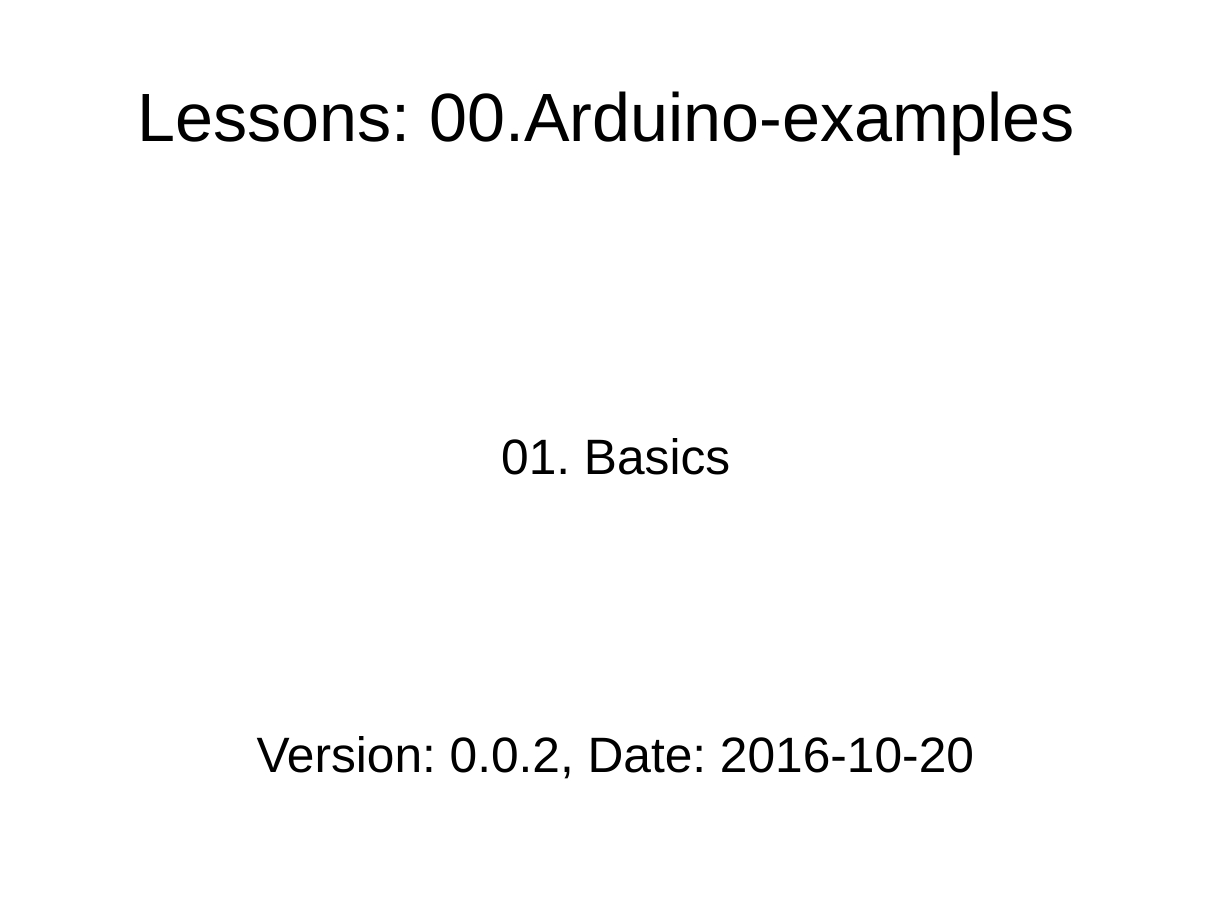
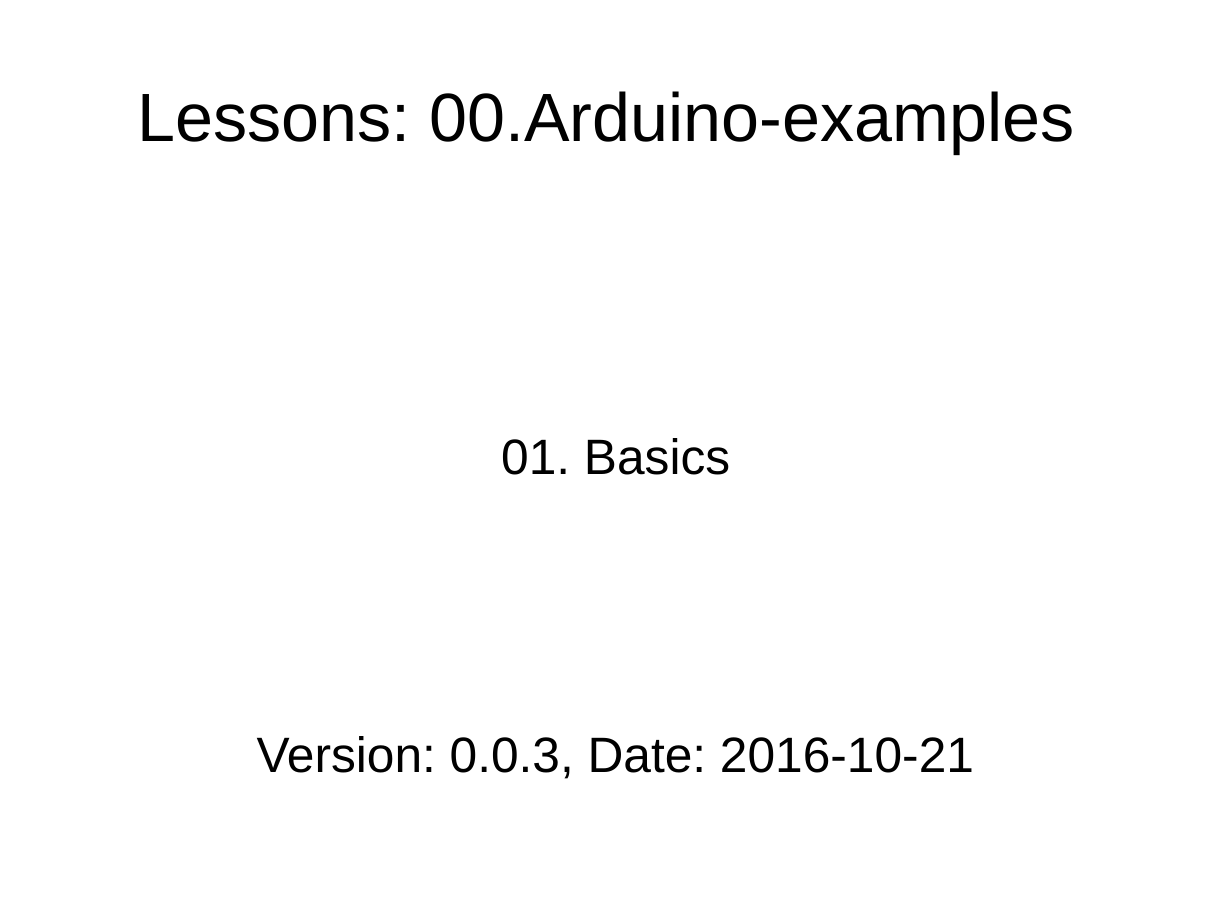
Before and after one commit to mikaelpatel/Cosa-Dolce, a slide deck: slide 1 of Lessons/00.Arduino-examples/01.Basics/Basics.odp. Drawn at 1232x924 pixels with LibreOffice and Linux fonts; fonts in the diff are those of the drawing. Boxes give left, top, right and bottom in pixels: in the first picture for what was removed or moved away, otherwise in the second. Text is boxed around its words. In the diff, an @@ line names an element or a change of style, - is before the commit and + after.

```diff
--- a/Lessons/00.Arduino-examples/01.Basics/Basics.odp
+++ b/Lessons/00.Arduino-examples/01.Basics/Basics.odp
@@ subtitle at [257,736,974,779]: text changed @@
-Version: 0.0.2, Date: 2016-10-20
+Version: 0.0.3, Date: 2016-10-21
```
Also in this commit, not shown: 3 slides added, 3 other files.
